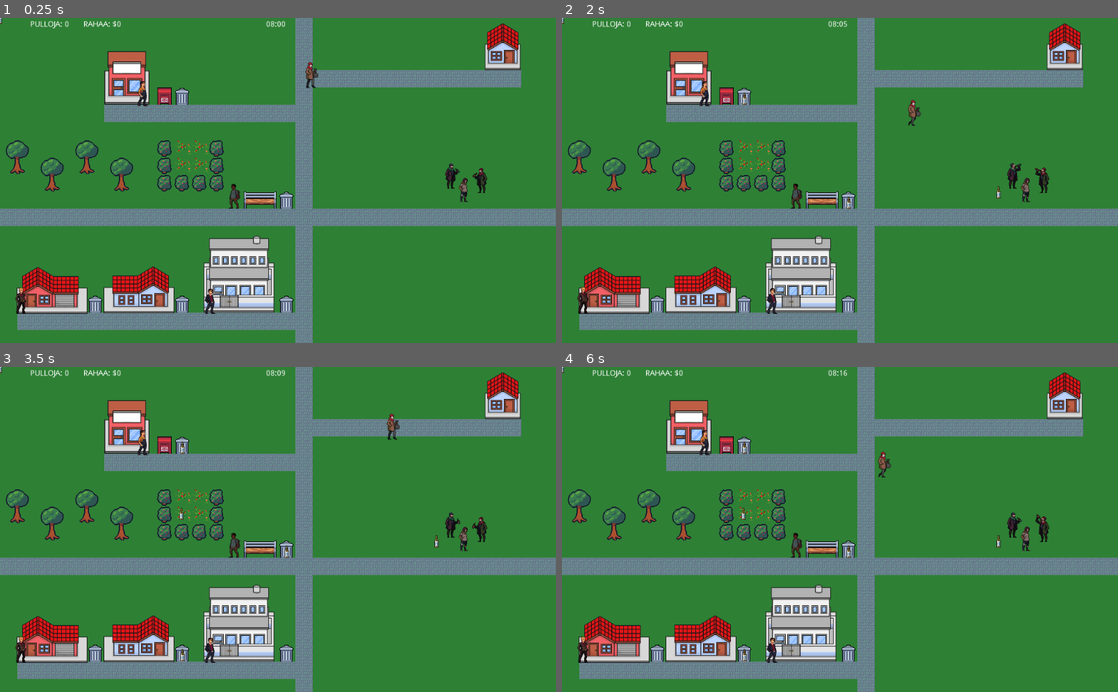
Above: before the commit, frames 1-4 (two rows, left to right).
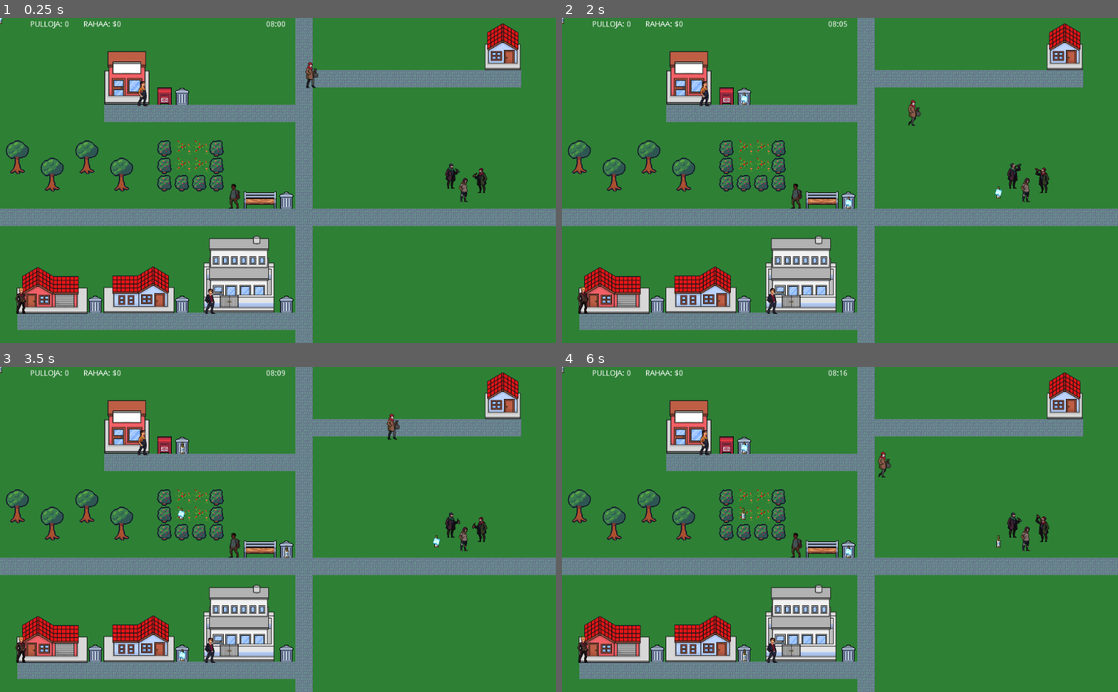
Above: after the commit, the same moments.

Repository: MakeKato/pulsu-king
Game: Godot game, scene res://World0.tscn
Same seed, same stepped clock (60 frames per second), same inputs: the game is played once before the commit and once after it.
Inputs:
- Up to frame 1 (0.25 s): no input
- Up to frame 2 (2 s): hold Right (ui_right) 0.53-1.28 s; hold Down (ui_down) from 1.28 s (still down)
- Up to frame 3 (3.5 s): release Down (ui_down) at 2.03 s; hold Right (ui_right) 2.03-2.78 s; hold Up (ui_up) from 2.78 s (still down)
- Up to frame 4 (6 s): release Up (ui_up) at 3.53 s; hold Left (ui_left) 3.53-5.03 s; hold Down (ui_down) 5.03-5.78 s; hold Right (ui_right) from 5.78 s (still down)

The runs differ from the first frame. In frame 1, less than 0.1% of the frame differs, in the area x 0-1%, y 0-1%; in frame 2, less than 0.1%; in frame 3, less than 0.1%, in the area x 0-80%, y 0-90%; in frame 4, less than 0.1%.

Commit message:
bottlespawnanim

Diff:
--- a/Bottle.tscn
+++ b/Bottle.tscn
@@ -1,12 +1,81 @@
-[gd_scene load_steps=4 format=2]
+[gd_scene load_steps=18 format=2]
 
 [ext_resource path="res://art/recycle_items.png" type="Texture" id=1]
 [ext_resource path="res://scripts/bottle.gd" type="Script" id=2]
+[ext_resource path="res://art/79.png" type="Texture" id=3]
 
 [sub_resource type="AtlasTexture" id=1]
 flags = 4
 atlas = ExtResource( 1 )
 region = Rect2( 286, 12, 18, 50 )
+
+[sub_resource type="AtlasTexture" id=15]
+flags = 4
+atlas = ExtResource( 3 )
+region = Rect2( 0, 128, 64, 64 )
+
+[sub_resource type="AtlasTexture" id=16]
+flags = 4
+atlas = ExtResource( 3 )
+region = Rect2( 64, 128, 64, 64 )
+
+[sub_resource type="AtlasTexture" id=17]
+flags = 4
+atlas = ExtResource( 3 )
+region = Rect2( 128, 128, 64, 64 )
+
+[sub_resource type="AtlasTexture" id=18]
+flags = 4
+atlas = ExtResource( 3 )
+region = Rect2( 192, 128, 64, 64 )
+
+[sub_resource type="AtlasTexture" id=19]
+flags = 4
+atlas = ExtResource( 3 )
+region = Rect2( 256, 128, 64, 64 )
+
+[sub_resource type="AtlasTexture" id=20]
+flags = 4
+atlas = ExtResource( 3 )
+region = Rect2( 320, 128, 64, 64 )
+
+[sub_resource type="AtlasTexture" id=21]
+flags = 4
+atlas = ExtResource( 3 )
+region = Rect2( 384, 128, 64, 64 )
+
+[sub_resource type="AtlasTexture" id=22]
+flags = 4
+atlas = ExtResource( 3 )
+region = Rect2( 448, 128, 64, 64 )
+
+[sub_resource type="AtlasTexture" id=23]
+flags = 4
+atlas = ExtResource( 3 )
+region = Rect2( 512, 128, 64, 64 )
+
+[sub_resource type="AtlasTexture" id=24]
+flags = 4
+atlas = ExtResource( 3 )
+region = Rect2( 576, 128, 64, 64 )
+
+[sub_resource type="AtlasTexture" id=25]
+flags = 4
+atlas = ExtResource( 3 )
+region = Rect2( 640, 128, 64, 64 )
+
+[sub_resource type="AtlasTexture" id=26]
+flags = 4
+atlas = ExtResource( 3 )
+region = Rect2( 704, 128, 64, 64 )
+
+[sub_resource type="SpriteFrames" id=14]
+animations = [ {
+"frames": [ SubResource( 15 ), SubResource( 16 ), SubResource( 17 ), SubResource( 18 ), SubResource( 19 ), SubResource( 20 ), SubResource( 21 ), SubResource( 22 ), SubResource( 23 ), SubResource( 24 ), SubResource( 25 ), SubResource( 26 ) ],
+"loop": false,
+"name": "default",
+"speed": 10.0
+} ]
 
 [node name="Bottle" type="Area2D"]
 z_index = 2
@@ -17,6 +86,10 @@
 scale = Vector2( 0.45, 0.45 )
 texture = SubResource( 1 )
 
+[node name="AnimatedSprite" type="AnimatedSprite" parent="Sprite"]
+frames = SubResource( 14 )
+playing = true
+
 [node name="CollisionPolygon2D" type="CollisionPolygon2D" parent="."]
 scale = Vector2( 0.5, 0.5 )
 polygon = PoolVector2Array( -2, -24, 3, -24, 4, -23, 4, -21, 3, -20, 3, -18, 4, -17, 4, -10, 8, -4, 8, 24, 6, 25, -7, 25, -8, 24, -8, -4, -5, -8, -5, -10, -4, -11, -4, -17, -3, -18, -3, -20, -4, -21, -4, -23 )
Binary file added: art/79.png
Not shown, added: art/79.png.import
